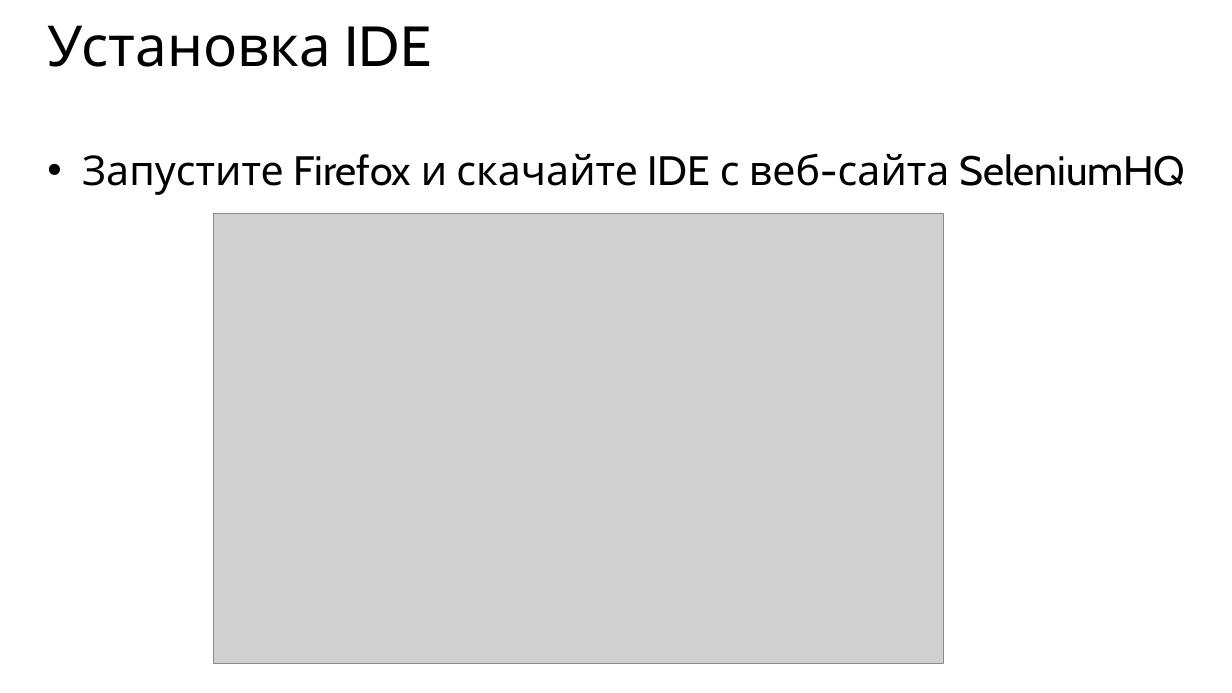
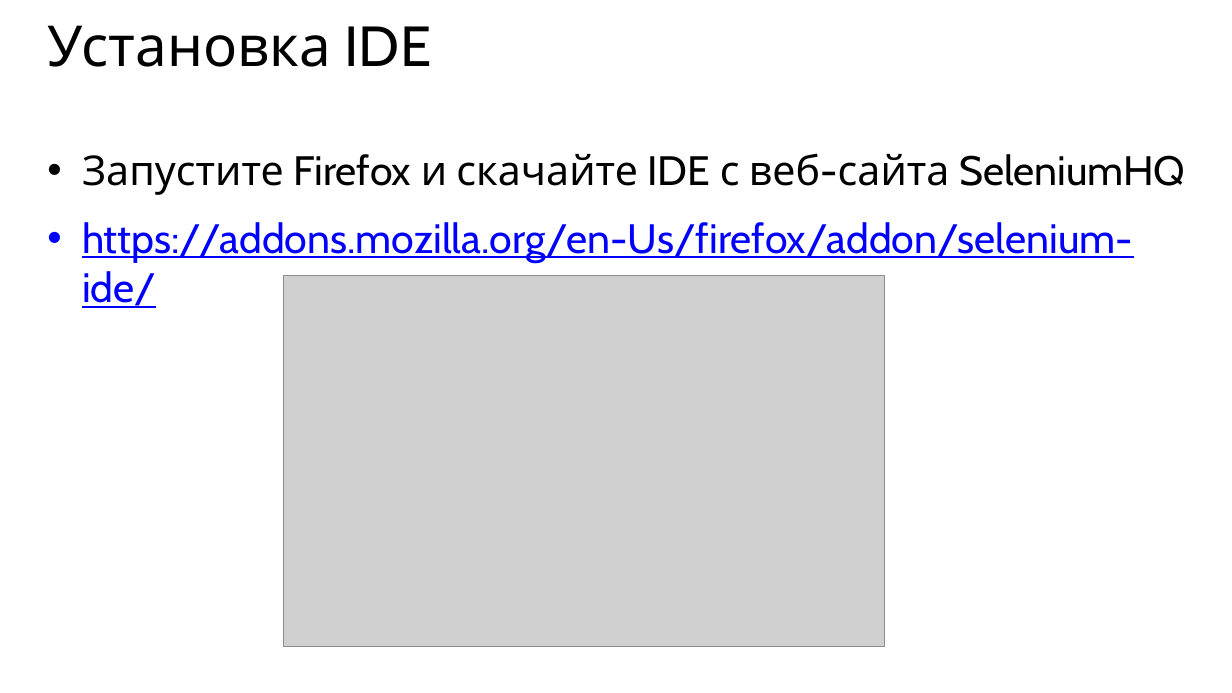
Before and after one commit to maxchv/selenium, a slide deck: slide 11 of selenium.pptx. Drawn at 1232x693 pixels with LibreOffice and Linux fonts; fonts in the diff are those of the drawing; grey boxes stand for pictures. Boxes give left, top, right and bottom in pixels: in the first picture for what was removed or moved away, otherwise in the second. Text is boxed around its words. In the diff, an @@ line names an element or a change of style, - is before the commit and + after.

Commit message:
добавлена ссылка на плагин Selenium IDE

```diff
--- a/selenium.pptx
+++ b/selenium.pptx
@@ text at <box>82,222,1133,308</box>: paragraph added @@
+• https://addons.mozilla.org/en-Us/firefox/addon/selenium-ide/
@@ picture: place and size @@
-picture at <box>213,213,944,664</box>
+picture at <box>284,275,885,647</box>
```
